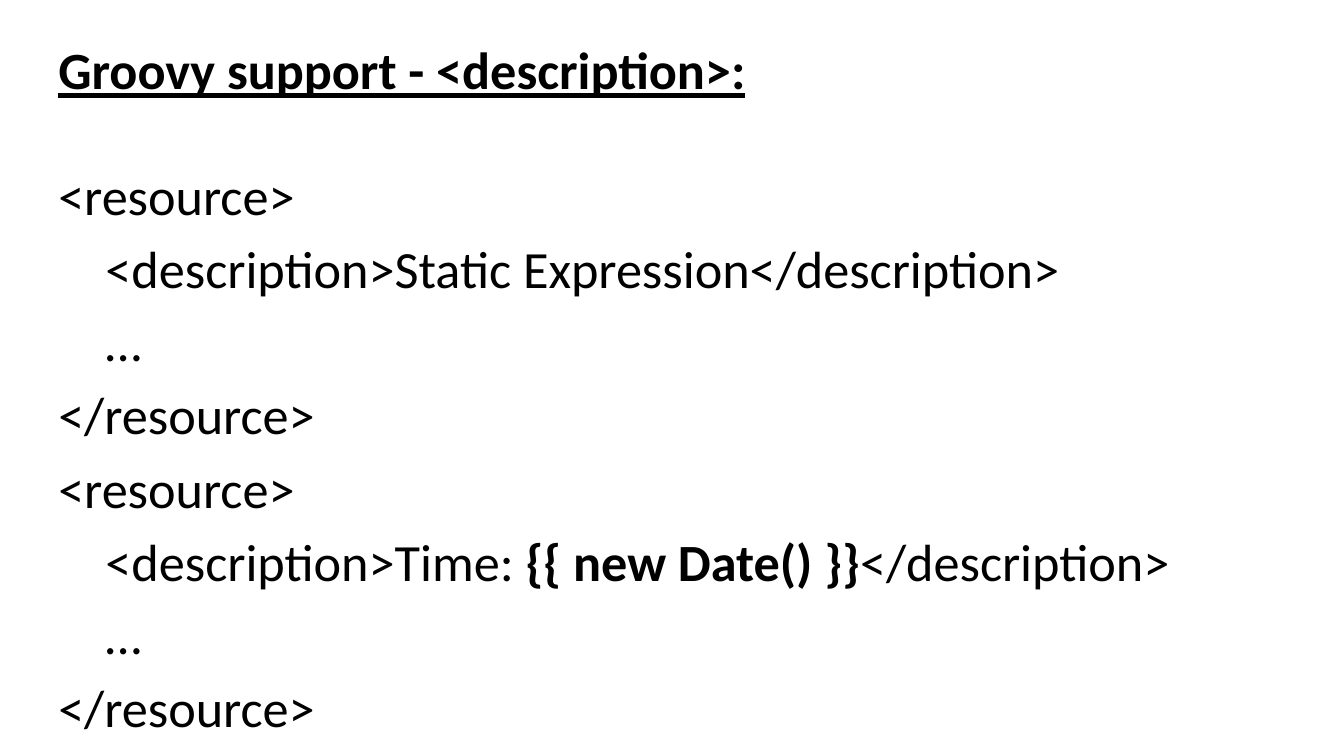
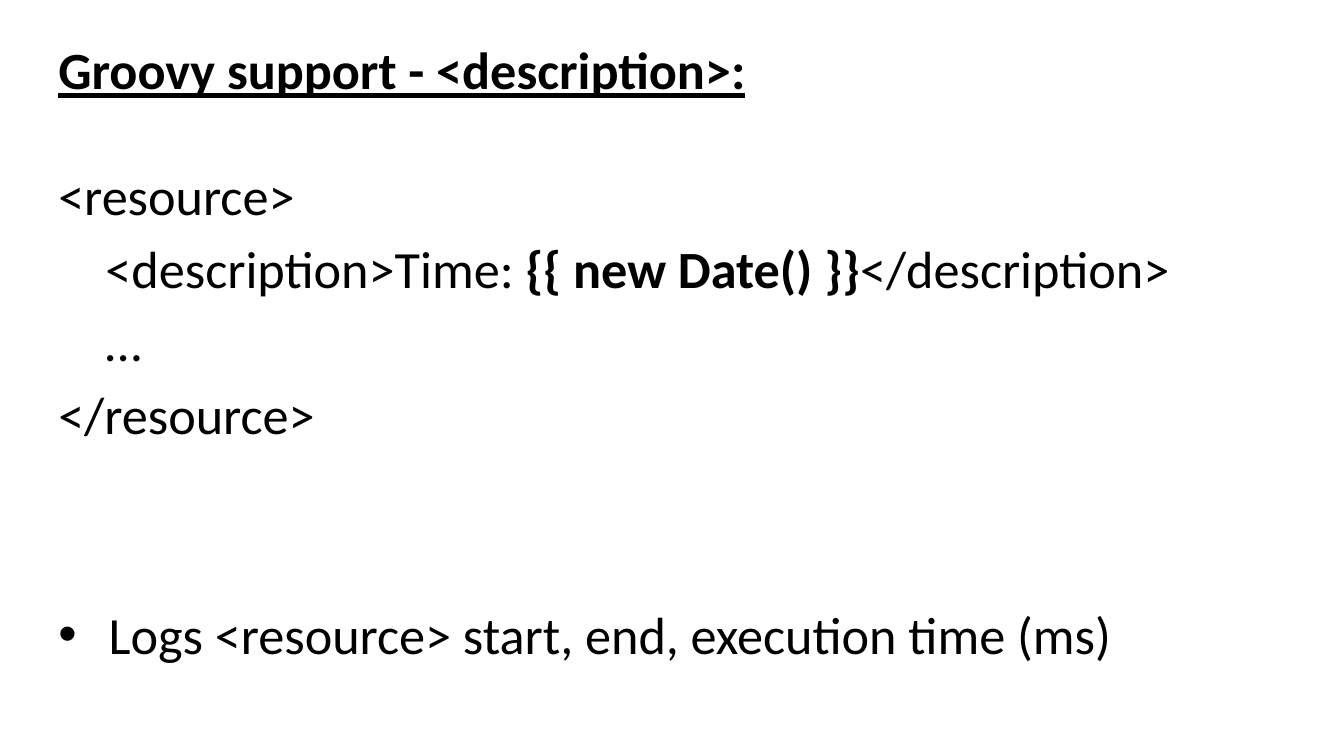
Before and after one commit to evgeny-goldin/maven-plugins, a slide deck: slide 43 of maven-plugins.pptx. Drawn at 1344x756 pixels with LibreOffice and Linux fonts; fonts in the diff are those of the drawing; background and template pictures are left out. Boxes give left, top, right and bottom in pixels: in the first picture for what was removed or moved away, otherwise in the second. Text is boxed around its words. In the diff, an @@ line names an element or a change of style, - is before the commit and + after.

```diff
--- a/maven-plugins.pptx
+++ b/maven-plugins.pptx
@@ text at [58,188,1059,437]: paragraphs removed @@
-<resource>
-<description>Static Expression</description>
-…
-</resource>
@@ text at [109,616,1111,663]: paragraph added @@
+• Logs <resource> start, end, execution time (ms)
```
Also in this commit, not shown: 5 other slides changed, 13 slides added.
